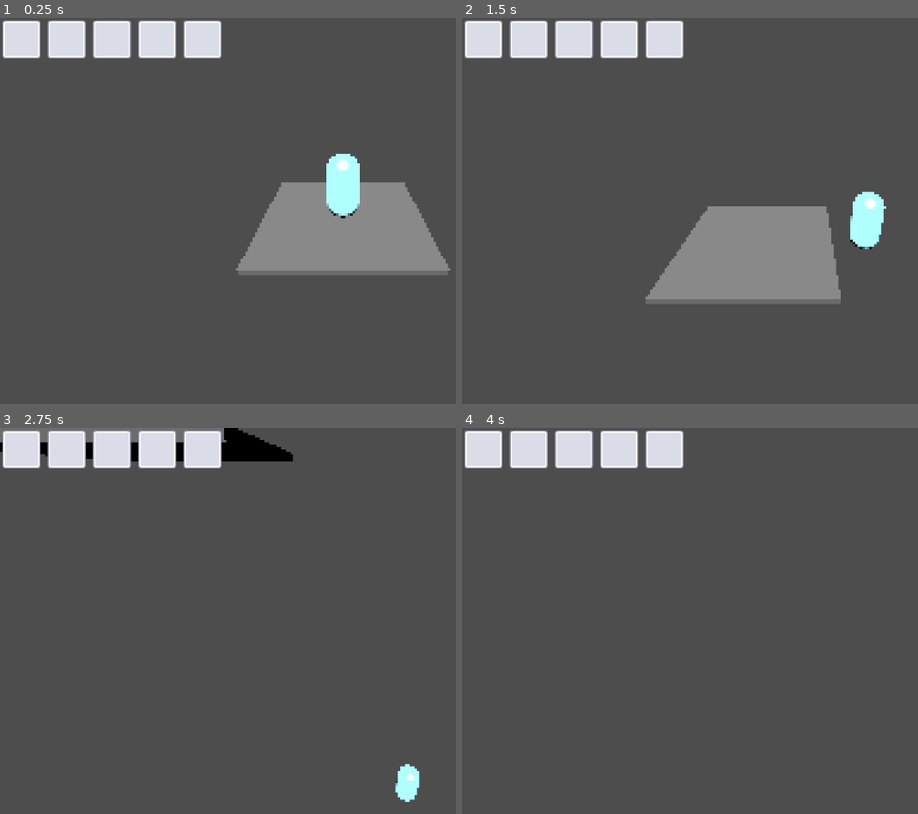
Above: before the commit, frames 1-4 (two rows, left to right).
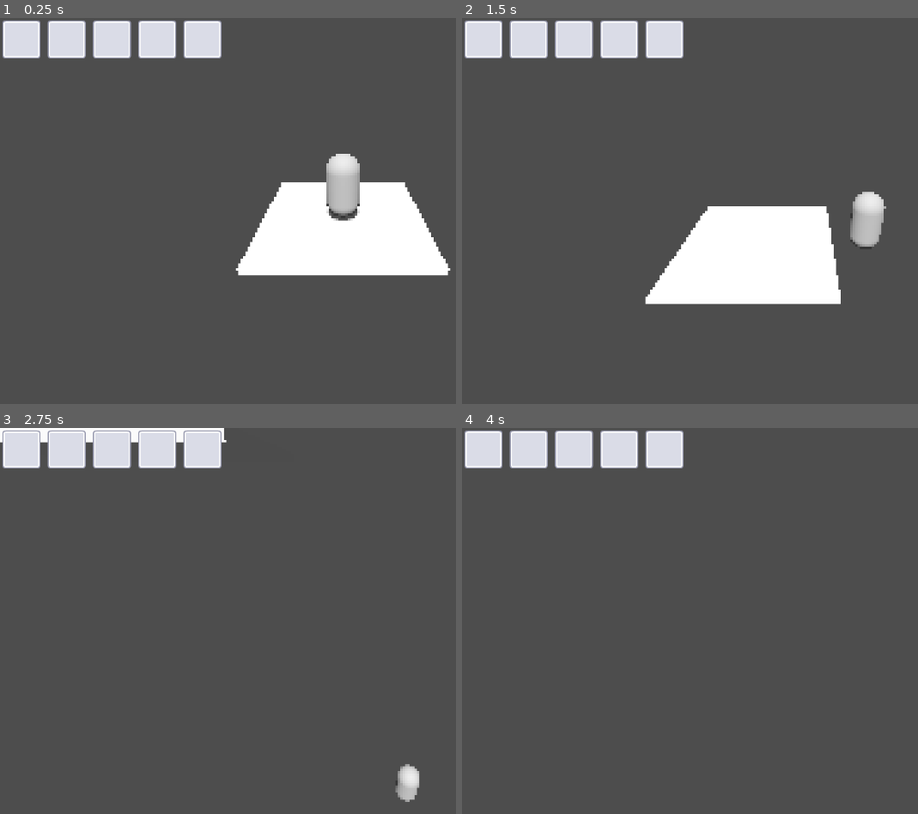
Above: after the commit, the same moments.

Repository: torbenvanassche/PirateSoftwareJam15
Game: Godot game, scene res://scenes/main.tscn
Same seed, same stepped clock (60 frames per second), same inputs: the game is played once before the commit and once after it.
Inputs (mouse positions are in pixels of both pictures, inside the frame that each line leads up to):
- Up to frame 1 (0.25 s): no input
- Up to frame 2 (1.5 s): tap Enter (ui_accept) at 0.5, 0.77 s; move the mouse to (outside the picture) at 0.52 s; hold D (right) 0.53-1.25 s; right-click (outside the picture) at 0.6 s; click (outside the picture) at 0.67 s; drag from (667, 230) to (772, 288) at 1.27 s
- Up to frame 3 (2.75 s): move the mouse to (410, 536) at 2.02 s; hold D (right) from 2.03 s (still down); tap Mouse wheel up (zoom_out) at 2.1 s
- Up to frame 4 (4 s): release D (right) at 2.75 s; drag from (772, 698) to (598, 563) at 2.77 s; click "0" at 3.5 s

The runs differ from the first frame. In frame 1, 9.5% of the frame differs, in the area x 51-99%, y 35-67%; in frame 2, 9.8%, in the area x 40-94%, y 44-75%; in frame 3, 2.2%; in frame 4, nothing differs.

Commit message:
fixed missing dropshadow caused by lighting not casting shadow

Diff:
--- /dev/null
+++ b/GameProject/materials/mat_ground.tres
@@ -0,0 +1,4 @@
+[gd_resource type="StandardMaterial3D" format=3 uid="uid://cvpuwyeb06dcg"]
+
+[resource]
+albedo_color = Color(0.74558, 0.74558, 0.74558, 1)
--- a/GameProject/scenes/character.tscn
+++ b/GameProject/scenes/character.tscn
@@ -1,15 +1,9 @@
-[gd_scene load_steps=6 format=3 uid="uid://cwycwp30gjjet"]
+[gd_scene load_steps=5 format=3 uid="uid://cwycwp30gjjet"]
 
 [ext_resource type="Script" path="res://player/character_controller.gd" id="1_70u55"]
 [ext_resource type="Script" path="res://inventory/scripts/inventory.gd" id="2_pnb6b"]
 
 [sub_resource type="CapsuleMesh" id="CapsuleMesh_63u1p"]
-
-[sub_resource type="StandardMaterial3D" id="StandardMaterial3D_7egxx"]
-diffuse_mode = 3
-specular_mode = 1
-albedo_color = Color(0.686275, 1, 1, 1)
-roughness = 0.1
 
 [sub_resource type="CapsuleShape3D" id="CapsuleShape3D_42esf"]
 
@@ -20,7 +14,6 @@
 
 [node name="MeshInstance3D" type="MeshInstance3D" parent="."]
 mesh = SubResource("CapsuleMesh_63u1p")
-surface_material_override/0 = SubResource("StandardMaterial3D_7egxx")
 
 [node name="CollisionShape3D" type="CollisionShape3D" parent="."]
 shape = SubResource("CapsuleShape3D_42esf")
--- a/GameProject/scenes/game.tscn
+++ b/GameProject/scenes/game.tscn
@@ -1,5 +1,6 @@
-[gd_scene load_steps=9 format=3 uid="uid://c57b16nj7p50k"]
+[gd_scene load_steps=11 format=3 uid="uid://c57b16nj7p50k"]
 
+[ext_resource type="Material" uid="uid://cvpuwyeb06dcg" path="res://materials/mat_ground.tres" id="1_8p8rk"]
 [ext_resource type="PackedScene" uid="uid://cwycwp30gjjet" path="res://scenes/character.tscn" id="1_yoqlc"]
 [ext_resource type="PackedScene" uid="uid://cuqpjlp4i7pkb" path="res://scenes/camera.tscn" id="3_o5mjl"]
 [ext_resource type="Shader" path="res://shaders/outline.gdshader" id="4_r3k4d"]
@@ -26,11 +27,16 @@
 flip_faces = true
 size = Vector2(2, 2)
 
+[sub_resource type="Environment" id="Environment_hc04y"]
+ambient_light_color = Color(1, 1, 1, 1)
+tonemap_mode = 1
+
 [node name="Node3D" type="Node3D"]
 
 [node name="MeshInstance3D" type="MeshInstance3D" parent="."]
 transform = Transform3D(5, 0, 0, 0, 0.2, 0, 0, 0, 5, 0, 0, 0)
 mesh = SubResource("BoxMesh_xurpc")
+surface_material_override/0 = ExtResource("1_8p8rk")
 
 [node name="StaticBody3D" type="StaticBody3D" parent="MeshInstance3D"]
 
@@ -41,6 +47,8 @@
 
 [node name="DirectionalLight3D" type="DirectionalLight3D" parent="."]
 transform = Transform3D(1, 0, 0, 0, 0.5, 0.866025, 0, -0.866025, 0.5, 0.469377, 6.52125, 0.0470721)
+shadow_enabled = true
+shadow_bias = 0.05
 
 [node name="CameraRoot" parent="." node_paths=PackedStringArray("target") instance=ExtResource("3_o5mjl")]
 target = NodePath("../CharacterBody3D")
@@ -50,3 +58,6 @@
 extra_cull_margin = 16384.0
 mesh = SubResource("QuadMesh_ga03j")
 skeleton = NodePath("../../..")
+
+[node name="WorldEnvironment" type="WorldEnvironment" parent="."]
+environment = SubResource("Environment_hc04y")
